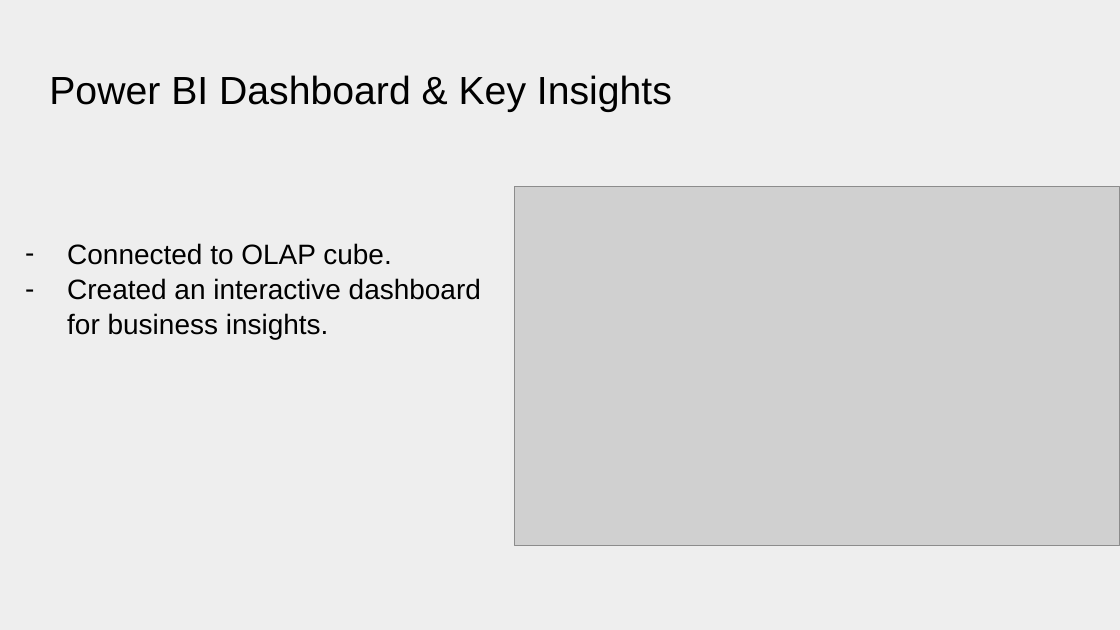
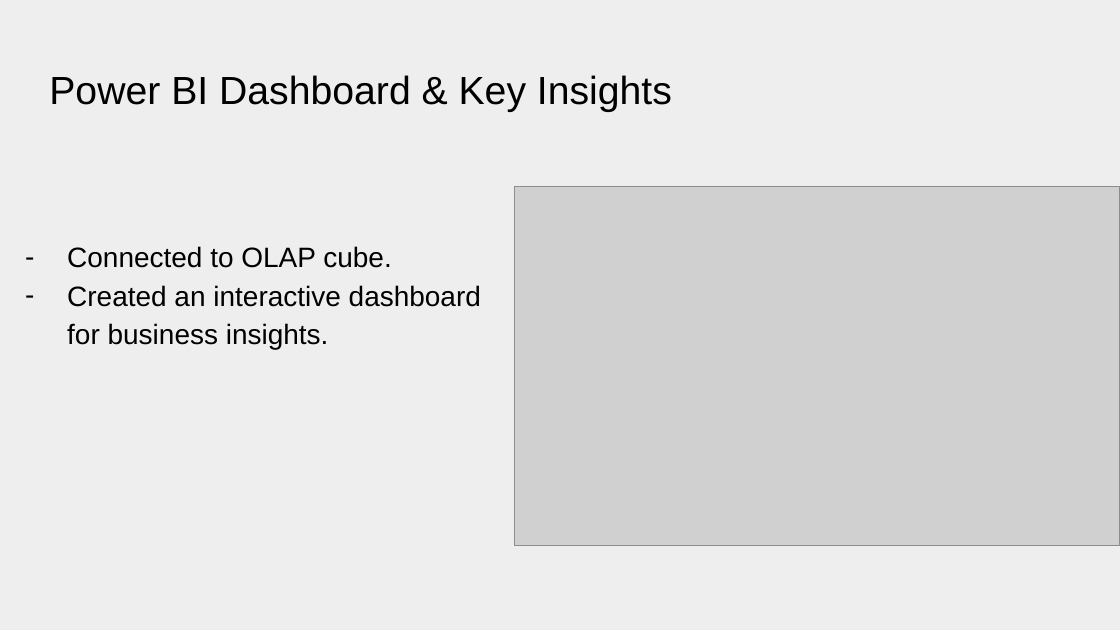
Before and after one commit to MohamedMostafa259/Big-Data-Project-Sakila-DB, a slide deck: slide 9 of presentation.pptx. Drawn at 1120x630 pixels with LibreOffice and Linux fonts; fonts in the diff are those of the drawing; grey boxes stand for pictures. Boxes give left, top, right and bottom in pixels: in the first picture for what was removed or moved away, otherwise in the second. Text is boxed around its words. In the diff, an @@ line names an element or a change of style, - is before the commit and + after.

```diff
--- a/presentation.pptx
+++ b/presentation.pptx
@@ text "Connected to OLAP cube." at bbox=[67, 246, 481, 350]: line spacing 1.05 to 1.15 @@
```
Also in this commit, not shown: 3 other slides changed.
